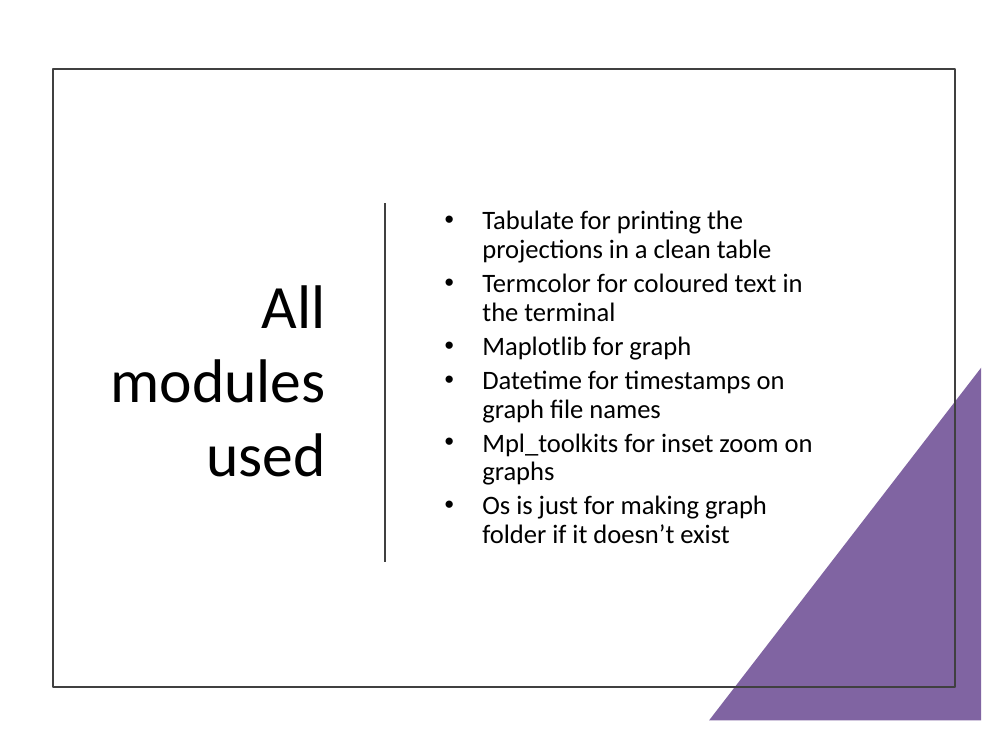
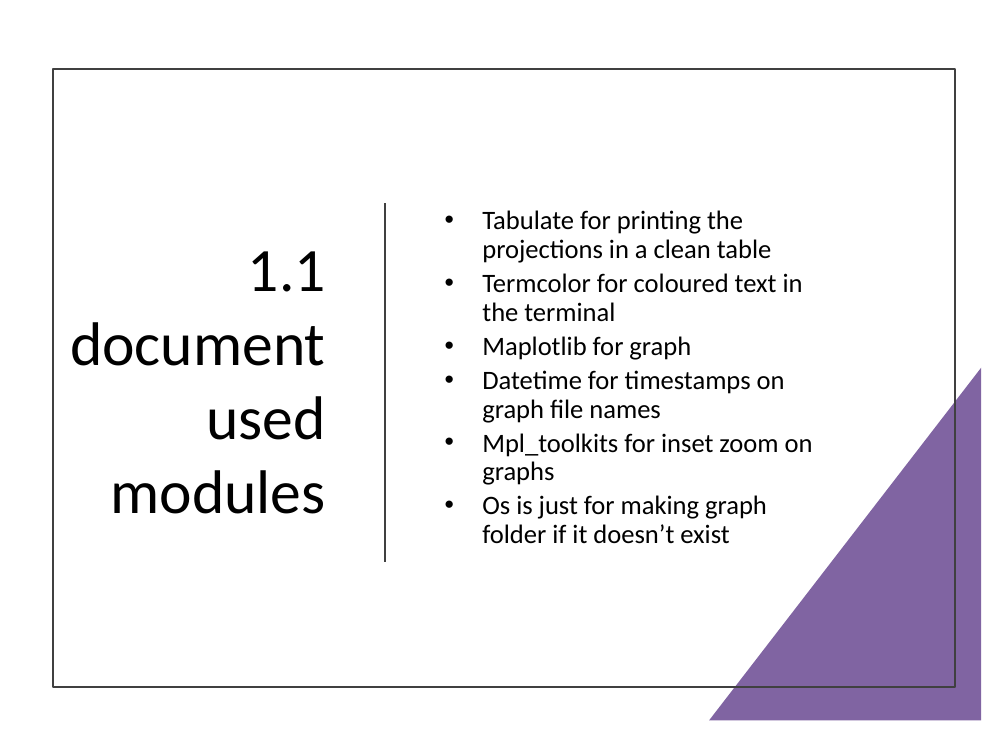
Before and after one commit to AndreNijman/Computation-Algorithms-for-Modelling-Population-Growth, a slide deck: slide 2 of presentation/Math_Investigation_Presentation.pptx (slide 14 before the commit). Drawn at 1008x756 pixels with LibreOffice and Linux fonts; fonts in the diff are those of the drawing. Boxes give left, top, right and bottom in pixels: in the first picture for what was removed or moved away, otherwise in the second. Text is boxed around its words. In the diff, an @@ line names an element or a change of style, - is before the commit and + after.

```diff
--- a/presentation/Math_Investigation_Presentation.pptx
+++ b/presentation/Math_Investigation_Presentation.pptx
@@ title at (70, 251, 326, 514): text changed @@
-All modules used
+1.1 document used modules
```
Also in this commit, not shown: 2 slides added, 1 slide removed.
